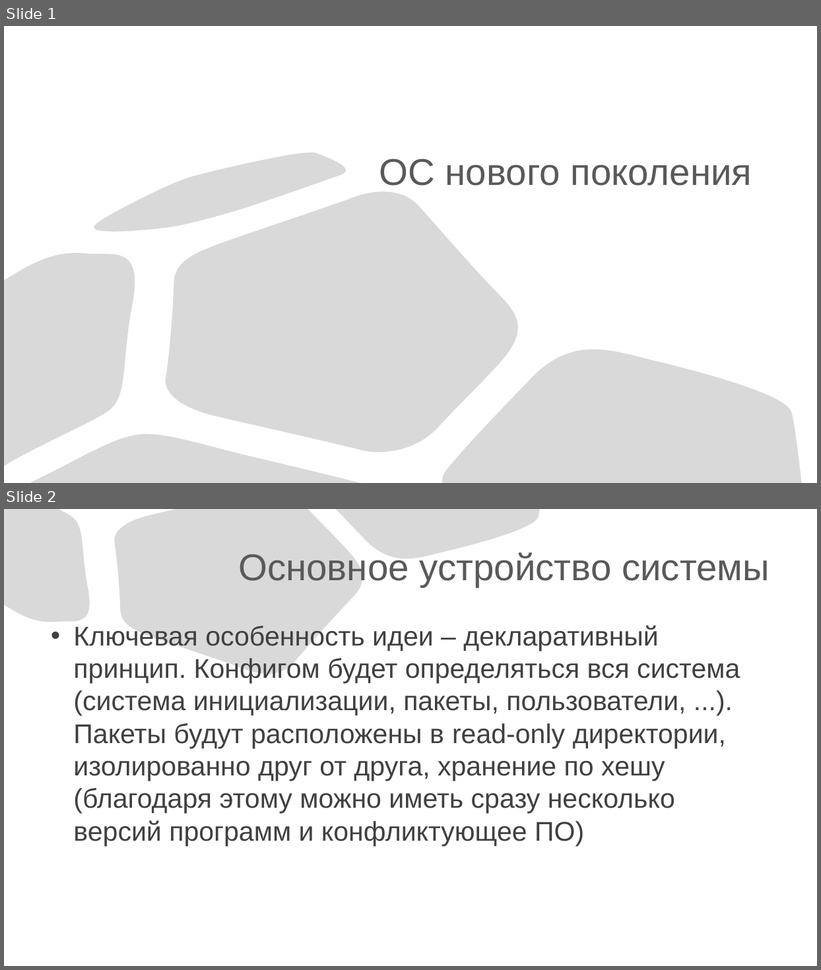
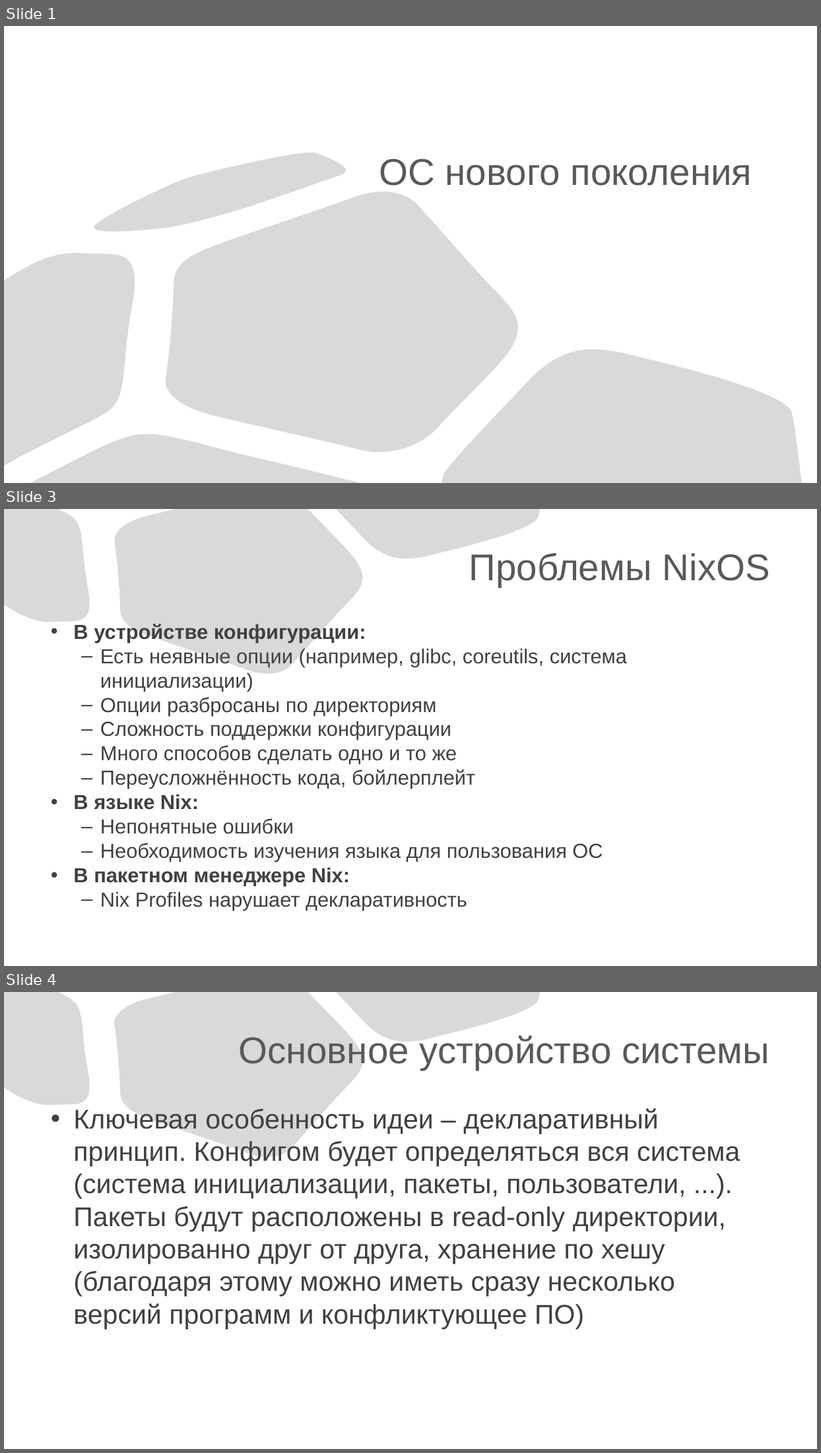
Before and after one commit to slawacats/clyx, a slide deck: NewOS.pptx. Shown one above the other, each under a label of ours: slides 1 and 2 before the commit, slides 1, 3 and 4 after it; the slides between them are not shown. The pictures are 821x970 and 821x1453 pixels, drawn with LibreOffice and Linux fonts; fonts in the diff are those of the drawing. Boxes give left, top, right and bottom in pixels: in the first picture for what was removed or moved away, otherwise in the second. Text is boxed around its words. In the diff, an @@ line names an element or a change of style, - is before the commit and + after.

```diff
--- a/NewOS.pptx
+++ b/NewOS.pptx
@@ slide 3 added at [4, 509, 817, 966], background #FFFFFF; not listed: 3 template elements that a slide beside it also shows @@
@@ title added at [469, 553, 770, 587], 44 pt, text #595959 @@
+Проблемы NixOS
@@ text added at [73, 624, 627, 911], 24 pt, text #404040 @@
+• В устройстве конфигурации:
+  – Есть неявные опции (например, glibc, coreutils, система инициализации)
+  – Опции разбросаны по директориям
+  – Сложность поддержки конфигурации
+  – Много способов сделать одно и то же
+  – Переусложнённость кода, бойлерплейт
+• В языке Nix:
+  – Непонятные ошибки
+  – Необходимость изучения языка для пользования ОС
+• В пакетном менеджере Nix:
+  – Nix Profiles нарушает декларативность
@@ what was slide 2 is now slide 4 @@
```
Also in this commit, not shown: 1 other slide added.
